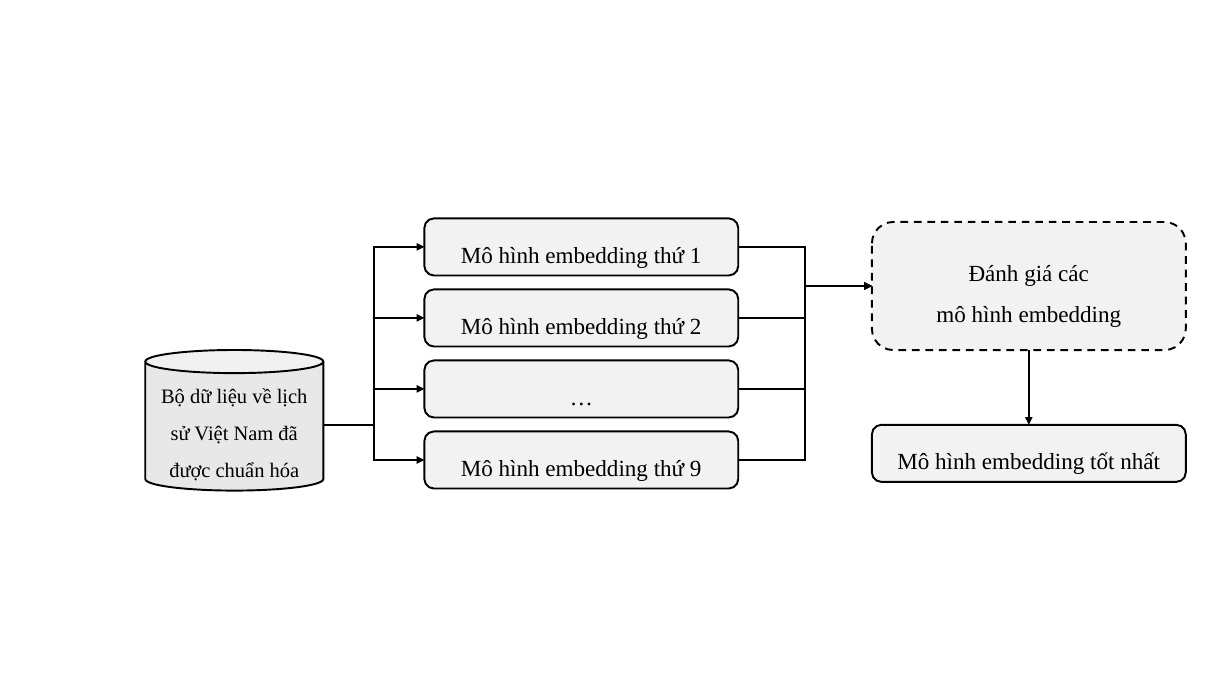
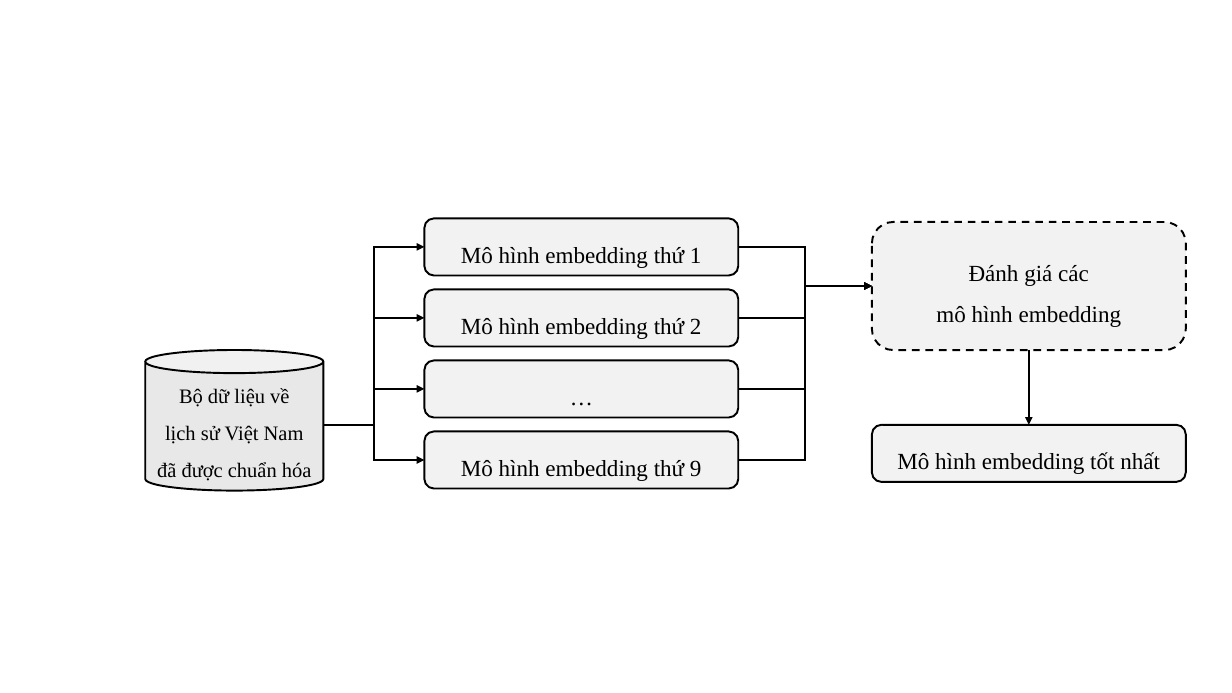
Before and after one commit to ngovanuc/Vietnamese_History_Chatbot, a slide deck: slide 19 of documents/hinh_ve_trong_cao_cao_do_an.pptx (slide 18 before the commit). Drawn at 1232x693 pixels with LibreOffice and Linux fonts; fonts in the diff are those of the drawing. Boxes give left, top, right and bottom in pixels: in the first picture for what was removed or moved away, otherwise in the second. Text is boxed around its words. In the diff, an @@ line names an element or a change of style, - is before the commit and + after.

```diff
--- a/documents/hinh_ve_trong_cao_cao_do_an.pptx
+++ b/documents/hinh_ve_trong_cao_cao_do_an.pptx
@@ text in cylinder at (x1=157, y1=388, x2=312, y2=481): text changed @@
-Bộ dữ liệu về lịch sử Việt Nam đã được chuẩn hóa
+Bộ dữ liệu về
+lịch sử Việt Nam đã được chuẩn hóa
```
Also in this commit, not shown: 1 slide added, 1 other file.
